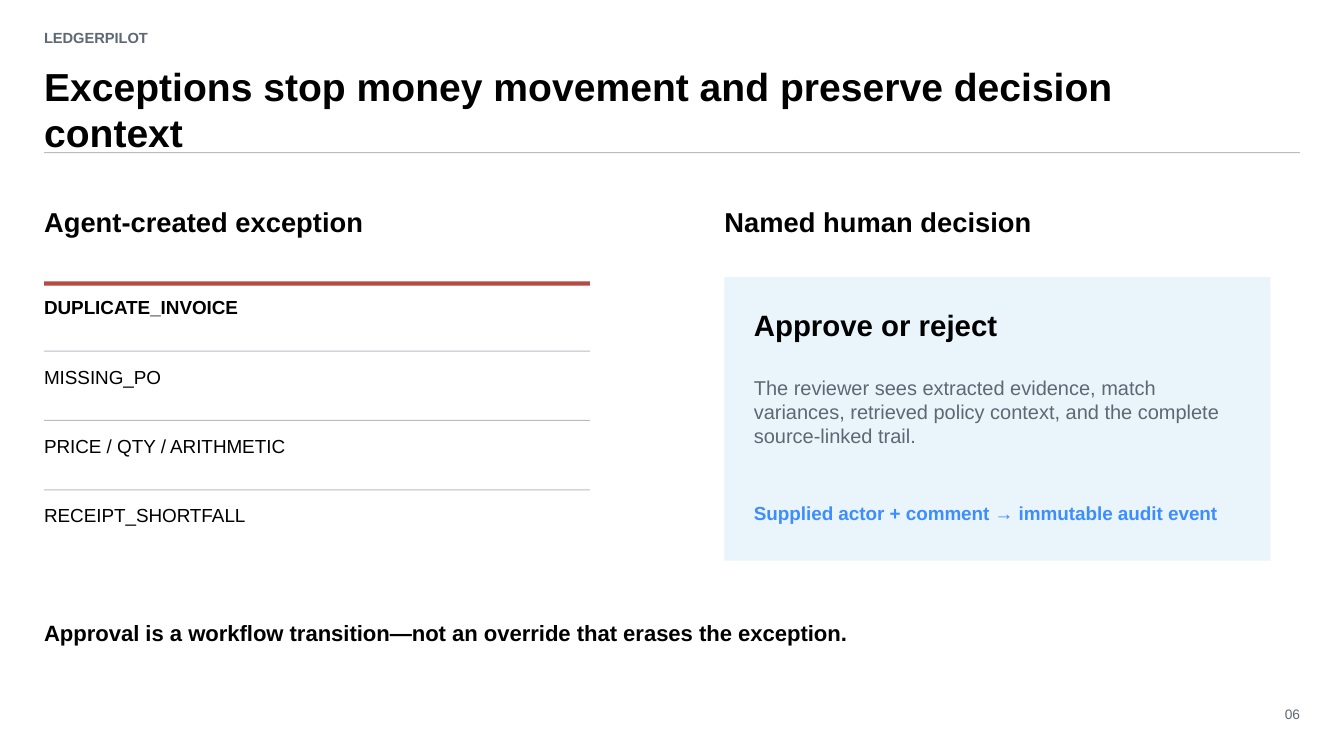
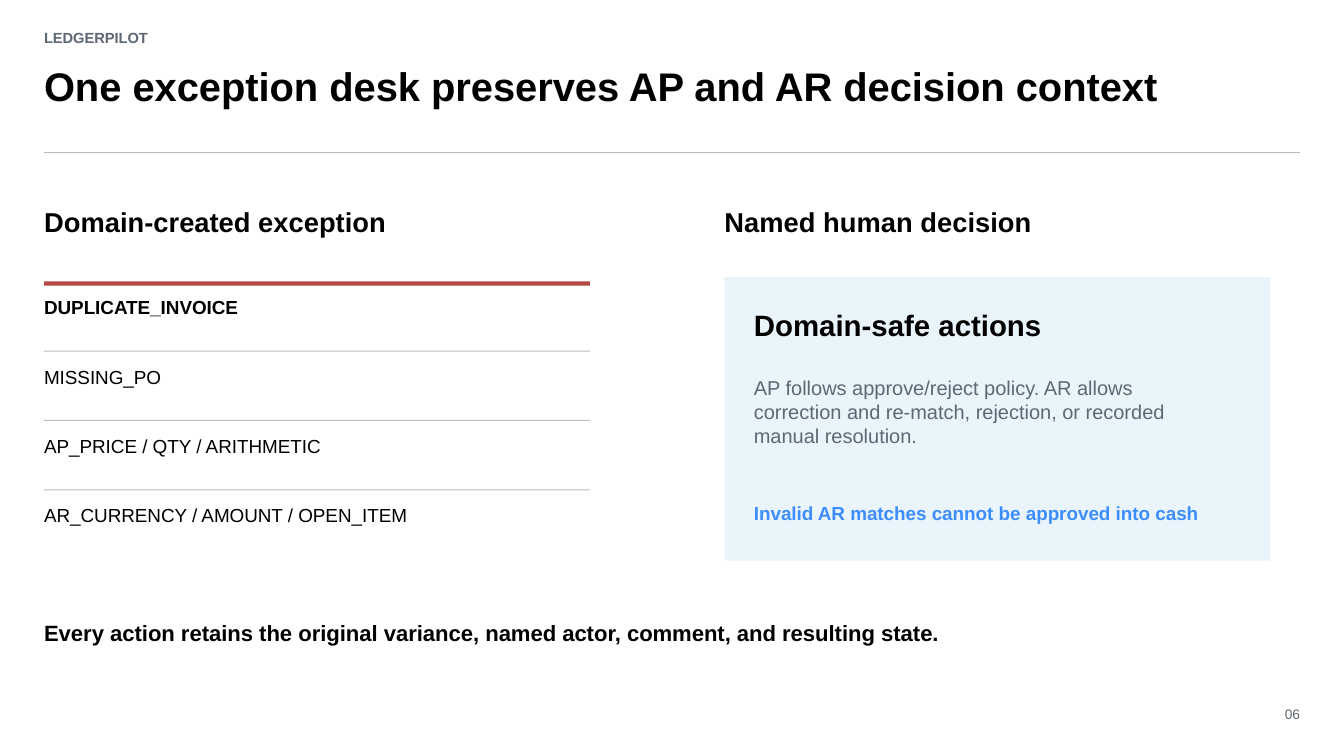
Before and after one commit to saifs1315/Agentic-Invoice-to-Payment, a slide deck: slide 6 of presentation/LedgerPilot_Assignment_Deck.pptx. Drawn at 1344x756 pixels with LibreOffice and Linux fonts; fonts in the diff are those of the drawing. Boxes give left, top, right and bottom in pixels: in the first picture for what was removed or moved away, otherwise in the second. Text is boxed around its words. In the diff, an @@ line names an element or a change of style, - is before the commit and + after.

```diff
--- a/presentation/LedgerPilot_Assignment_Deck.pptx
+++ b/presentation/LedgerPilot_Assignment_Deck.pptx
@@ text at <box>44,72,1158,110</box>: text changed; size 27.9 to 28.5 pt @@
-Exceptions stop money movement and preserve decision context
+One exception desk preserves AP and AR decision context
@@ text at <box>44,212,386,236</box>: text changed @@
-Agent-created exception
+Domain-created exception
@@ text at <box>754,314,1041,337</box>: text changed @@
-Approve or reject
+Domain-safe actions
@@ text at <box>754,380,1165,443</box>: text changed @@
-The reviewer sees extracted evidence, match variances, retrieved policy context, and the complete source-linked trail.
+AP follows approve/reject policy. AR allows correction and re-match, rejection, or recorded manual resolution.
@@ text at <box>44,440,321,457</box>: text changed @@
-PRICE / QTY / ARITHMETIC
+AP_PRICE / QTY / ARITHMETIC
@@ text at <box>44,508,407,526</box>: text changed @@
-RECEIPT_SHORTFALL
+AR_CURRENCY / AMOUNT / OPEN_ITEM
@@ text at <box>754,506,1198,524</box>: text changed @@
-Supplied actor + comment → immutable audit event
+Invalid AR matches cannot be approved into cash
@@ text at <box>44,625,938,646</box>: text changed @@
-Approval is a workflow transition—not an override that erases the exception.
+Every action retains the original variance, named actor, comment, and resulting state.
```
Also in this commit, not shown: 9 other slides changed, 51 other files.
